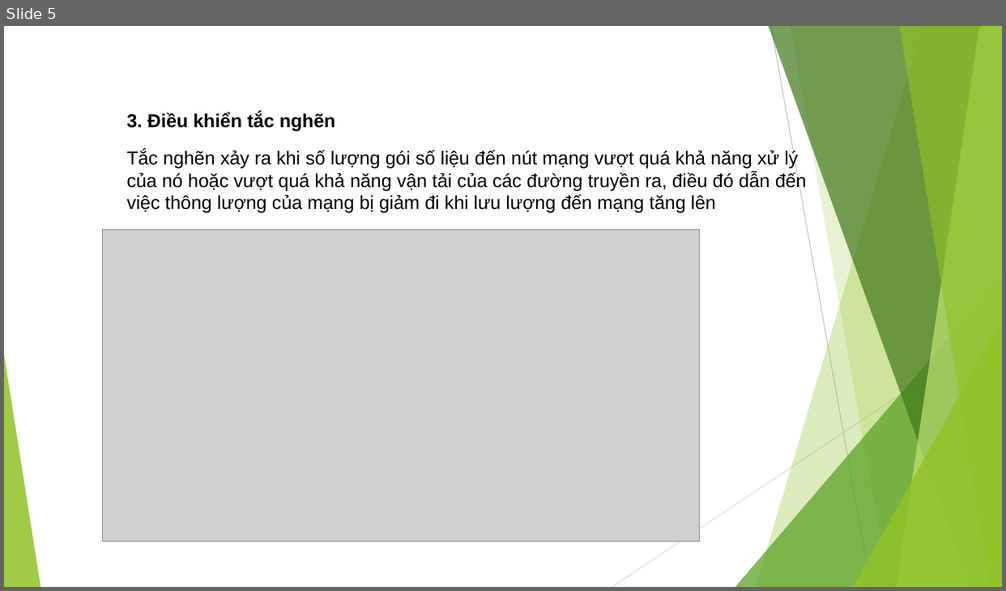
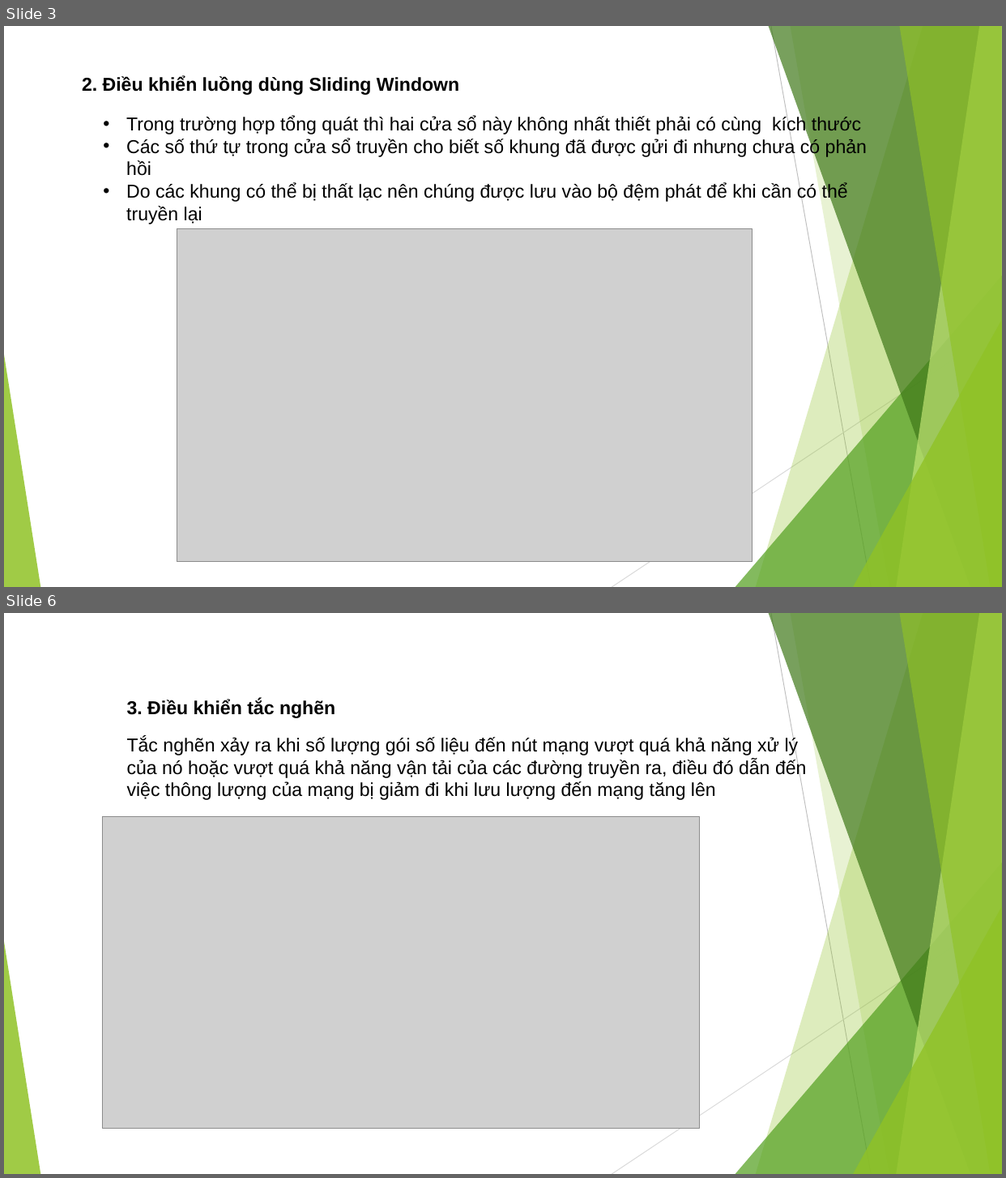
Before and after one commit to DuongNV24/duongnguyen-document, a slide deck: Network.pptx. Shown one above the other, each under a label of ours: slide 5 before the commit, slides 3 and 6 after it; the slides between them are not shown. The pictures are 1006x591 and 1006x1178 pixels, drawn with LibreOffice and Linux fonts; fonts in the diff are those of the drawing; grey boxes stand for pictures. Boxes give left, top, right and bottom in pixels: in the first picture for what was removed or moved away, otherwise in the second. Text is boxed around its words. In the diff, an @@ line names an element or a change of style, - is before the commit and + after.

```diff
--- a/Network.pptx
+++ b/Network.pptx
@@ slide 3 added at (4,26,1002,587), background #FFFFFF; not listed: 10 template elements that a slide beside it also shows @@
@@ text added at (82,75,459,95), 18 pt, text #000000, bold @@
+2. Điều khiển luồng dùng Sliding Windown
@@ text added at (126,115,867,224), 18 pt, text #000000 @@
+• Trong trường hợp tổng quát thì hai cửa sổ này không nhất thiết phải có cùng kích thước
+• Các số thứ tự trong cửa sổ truyền cho biết số khung đã được gửi đi nhưng chưa có phản hồi
+• Do các khung có thể bị thất lạc nên chúng được lưu vào bộ đệm phát để khi cần có thể truyền lại
@@ picture added at (177,228,752,562) @@
@@ what was slide 5 is now slide 6 @@
```
Also in this commit, not shown: 1 slide changed, 2 other slides added, 2 slides removed.
